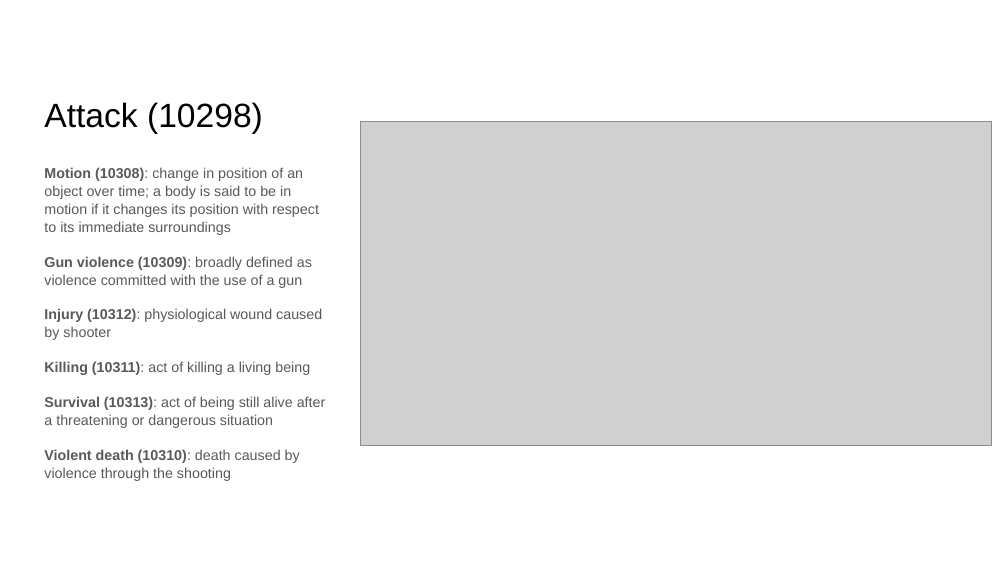
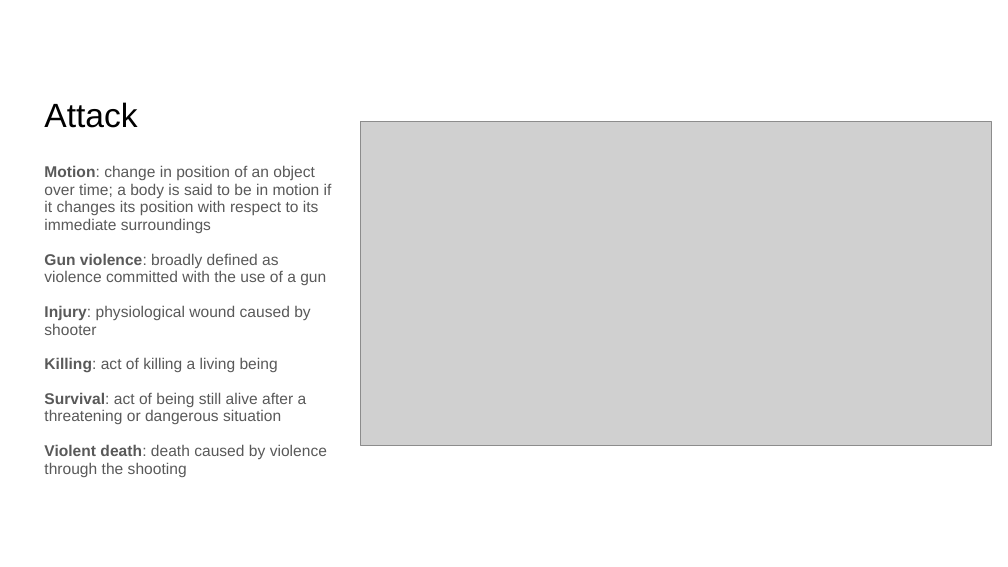
Before and after one commit to RESIN-KAIROS/schemalib, a slide deck: slide 5 of hrf/mass_shooting.pptx. Drawn at 1008x567 pixels with LibreOffice and Linux fonts; fonts in the diff are those of the drawing; grey boxes stand for pictures. Boxes give left, top, right and bottom in pixels: in the first picture for what was removed or moved away, otherwise in the second. Text is boxed around its words. In the diff, an @@ line names an element or a change of style, - is before the commit and + after.

```diff
--- a/hrf/mass_shooting.pptx
+++ b/hrf/mass_shooting.pptx
@@ title at box(44, 102, 137, 128): text changed @@
-Attack (10298)
+Attack
@@ text at box(44, 165, 332, 477): text changed; size 10.2 to 11.1 pt @@
-Motion (10308): change in position of an object over time; a body is said to be in motion if it changes its position with respect to its immediate surroundings
-Gun violence (10309): broadly defined as violence committed with the use of a gun
-Injury (10312): physiological wound caused by shooter
-Killing (10311): act of killing a living being
-Survival (10313): act of being still alive after a threatening or dangerous situation
-Violent death (10310): death caused by violence through the shooting
+Motion: change in position of an object over time; a body is said to be in motion if it changes its position with respect to its immediate surroundings
+Gun violence: broadly defined as violence committed with the use of a gun
+Injury: physiological wound caused by shooter
+Killing: act of killing a living being
+Survival: act of being still alive after a threatening or dangerous situation
+Violent death: death caused by violence through the shooting
```
Also in this commit, not shown: 5 other slides changed, 2 other files.
